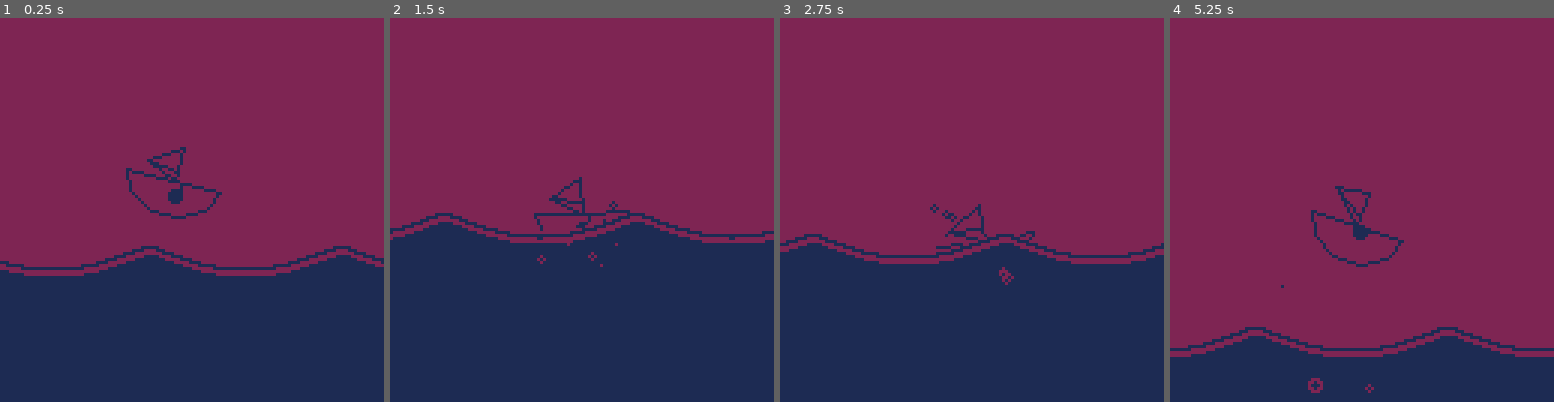
Above: before the commit, frames 1-4 (left to right).
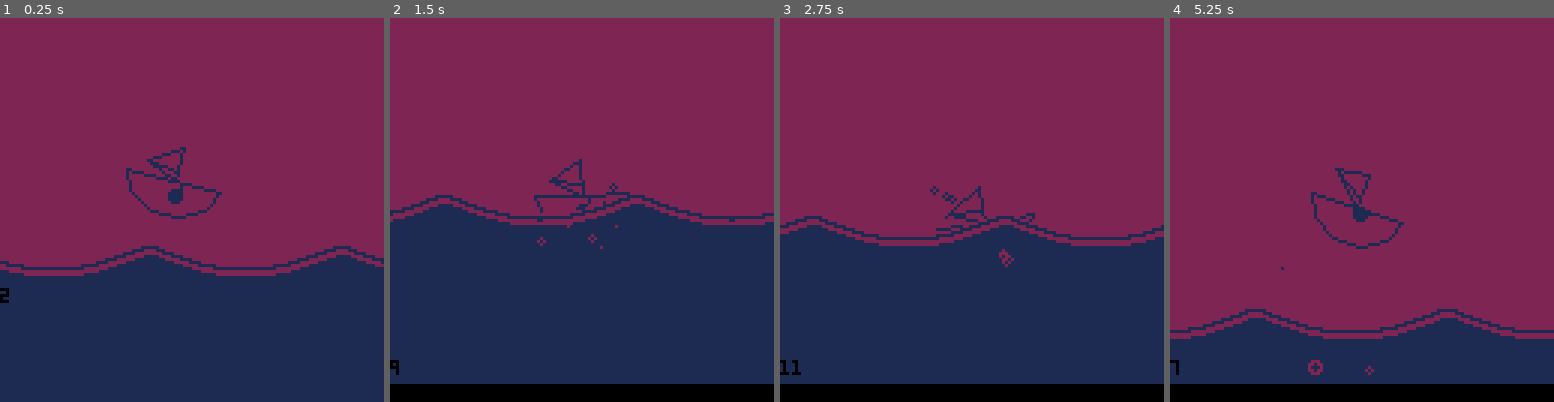
Above: after the commit, the same moments.

Repository: seleb/SimpleJam
Game: PICO-8 cartridge sailin.p8
The game is run twice, just before and just after one commit, with the same random seed, the same clock (stepped at 60 frames per second) and the same inputs.
Inputs:
- Up to frame 1 (0.25 s): no input
- Up to frame 2 (1.5 s): no input
- Up to frame 3 (2.75 s): hold Right 1.6-2.1 s; hold Up 2.15-2.42 s; hold Right from 2.47 s (still down)
- Up to frame 4 (5.25 s): release Right at 3.03 s; hold Left 3.08-3.58 s; hold Right 4.02-4.68 s; hold Up 4.73-5.03 s; hold Left from 5.08 s (still down)

The runs differ from the first frame. In frame 1, less than 0.1% of the frame differs, in the area x 0-3%, y 70-75%; in frame 2, 10%; in frame 3, 10%; in frame 4, 11%, in the area x 0-100%, y 39-100%.

Commit message:
particle function + wraparound

Diff:
--- a/sailin.p8
+++ b/sailin.p8
@@ -6,6 +6,7 @@
 bubbles ={}
 clouds = {}
 splashes = {}
+wraps = {}
 grav = 1
 
 wave_offset=0
@@ -23,24 +24,40 @@
  player.vy = 0
  player.va = 0
  player.air = true
+ add(wraps,player)
 
  cam.x = player.x
  cam.y = player.y
+ add(wraps,cam)
+end
+
+function particle(x,y,vx,vy,r)
+ local p = {}
+ p.x = x
+ p.y = y
+ p.vx = vx
+ p.vy = vy
+ p.r = r
+ add(wraps,p)
+ return p
 end
 
 function update_splashes(s)
  if s.kill then
   if s.r >= 1 then
 
-   local s2 = {}
-   s2.x = s.x
-   s2.y = s.y-2
-   s2.vx = rnd(2)*sgn(-s.vx)
-   s2.vy = -rnd(s.vy)-2
-   s2.r = 0.5
+   local s2 = particle(
+   s.x,
+   s.y-2,
+   rnd(2)*sgn(-s.vx),
+   -rnd(s.vy)-2,
+   0.5
+   )
    add(splashes,s2)
    end
+
   del(splashes,s)
+  del(wraps,s)
   return
  end
  s.vy += grav
@@ -68,18 +85,20 @@
  if b.kill then
   if b.r > 1 then
    for i=0,rnd(b.r) do
-    local b2 = {}
-    b2.x = b.x
-+rnd(4)-2
-    b2.y = b.y
-+rnd(4)-2
-    b2.vx = rnd(2)*sgn(-b.vx)
-    b2.vy = rnd(10)+1
-    b2.r = rnd(b.r)
+    local b2 = particle(
+    b.x
++rnd(4)-2,
+    b.y
++rnd(4)-2,
+    rnd(2)*sgn(-b.vx),
+    rnd(10)+1,
+    rnd(b.r)
+    )
     add(bubbles,b2)
    end
   end
   del(bubbles,b)
+  del(wraps,b)
   return
  end
  b.vy -= grav
@@ -114,6 +133,7 @@
 function update_clouds(c)
  if c.kill then
   del(clouds,c)
+  del(wraps,c)
   return
  end
 
@@ -127,27 +147,51 @@
  end
 end
 
+function wrap()
+ wave_offset += wave_speed
+ if wave_offset < -64 then wave_offset += 64 end
+
+if wave_offset > 64 then wave_offset -= 64 end
+
+ local r = 1000
+ if player.x > r then
+  wave_offset -= r
+  for w in all(wraps) do
+   w.x -= r
+  end
+ end
+ if player.x < -r then
+  wave_offset += r
+  for w in all(wraps) do
+   w.x += r
+  end
+ end
+end
+
 function _update()
- wave_offset += wave_speed
+ wrap()
 
  if flr(rnd(20))==1 then
-  local b = {}
-  b.x = cam.x+rnd(256)
-  b.y = cam.y+128
-  b.vx = rnd(10)-5
-  b.vy = 0
-  b.r = flr(rnd(2)+1)
+  local b = particle(
+  cam.x+rnd(256),
+  cam.y+128,
+  rnd(10)-5,
+  0,
+  flr(rnd(2)+1)
+  )
   add(bubbles,b)
  end
 
 
  if #clouds < sin(time()/50)*64 then
-  local c = {}
-
-  c.vx = (rnd(abs(wave_speed/3))+0.1)*sgn(wave_speed)
-  c.r = flr(rnd(20))+10
-  c.x = cam.x+(128+rnd(128)+c.r)*sgn(player.vx)
-  c.y = flr(wave(cam.x)-c.r-32-rnd(128))
+  local r = flr(rnd(20))+10
+  local c = particle(
+  cam.x+(128+rnd(128)+r)*sgn(player.vx),
+  flr(wave(cam.x)-r-32-rnd(128)),
+  (rnd(abs(wave_speed/3))+0.1)*sgn(wave_speed),
+  0,
+  r
+  )
   add(clouds,c)
  end
 
@@ -190,20 +234,22 @@
   if player.air then
    player.air = false
    for i = 0,abs(player.vy),3 do
-    local s = {}
-    s.x = player.x + 10*sgn(-player.vx) + rnd(6)-3
-    s.y = player.y + rnd(6)-1
-    s.vx = rnd(2)*sgn(-player.vx)
-    s.vy = -rnd(abs(player.vy))-1
-    s.r = flr(rnd(2))
+    local s = particle(
+    player.x + 10*sgn(-player.vx) + rnd(6)-3,
+    player.y + rnd(6)-1,
+    rnd(2)*sgn(-player.vx),
+    -rnd(abs(player.vy))-1,
+    flr(rnd(2))
+    )
     add(splashes,s)
 
-    local b = {}
-    b.x = player.x + 10*sgn(player.vx) + rnd(6)-3
-    b.y = pwave + rnd(3)+10
-    b.vx = rnd(2)*sgn(-player.vx)
-    b.vy = rnd(abs(player.vy))+10
-    b.r = flr(rnd(2))
+    local b = particle(
+    player.x + 10*sgn(player.vx) + rnd(6)-3,
+    pwave + rnd(3)+10,
+    rnd(2)*sgn(-player.vx),
+    rnd(abs(player.vy))+10,
+    flr(rnd(2))
+    )
     add(bubbles,b)
    end
   end
@@ -215,21 +261,23 @@
 
  if not player.air and abs(player.vx) > 0.1 then
   if rnd() > 0.5 then
-  local s = {}
-    s.x = player.x + 10*sgn(-player.vx) + rnd(6)-3
-    s.y = player.y + rnd(6)-1
-    s.vx = rnd(2)*sgn(-player.vx)
-    s.vy = -rnd(abs(player.vy))-1
-    s.r = flr(rnd(2))
-    add(splashes,s)
+   local s = particle(
+   player.x + 10*sgn(-player.vx) + rnd(6)-3,
+   player.y + rnd(6)-1,
+   rnd(2)*sgn(-player.vx),
+   -rnd(abs(player.vy))-1,
+   flr(rnd(2))
+   )
+   add(splashes,s)
   end
   if rnd() > 0.5 then
-   local b = {}
-   b.x = player.x + 10*sgn(player.vx) + rnd(6)-3
-   b.y = pwave + rnd(3)+10
-   b.vx = rnd(2)*sgn(-player.vx)
-   b.vy = rnd(abs(player.vy))+10
-   b.r = flr(rnd(2))
+   local b = particle(
+   player.x + 10*sgn(player.vx) + rnd(6)-3,
+   pwave + rnd(3)+10,
+   rnd(2)*sgn(-player.vx),
+   rnd(abs(player.vy))+10,
+   flr(rnd(2))
+   )
    add(bubbles,b)
   end
  end
@@ -273,6 +321,10 @@
  draw_waves()
  foreach(bubbles, draw_bubbles)
  foreach(clouds, draw_clouds)
+
+ camera(0,0)
+ color(0)
+ print(#wraps)
 end
 
 function draw_boat()
